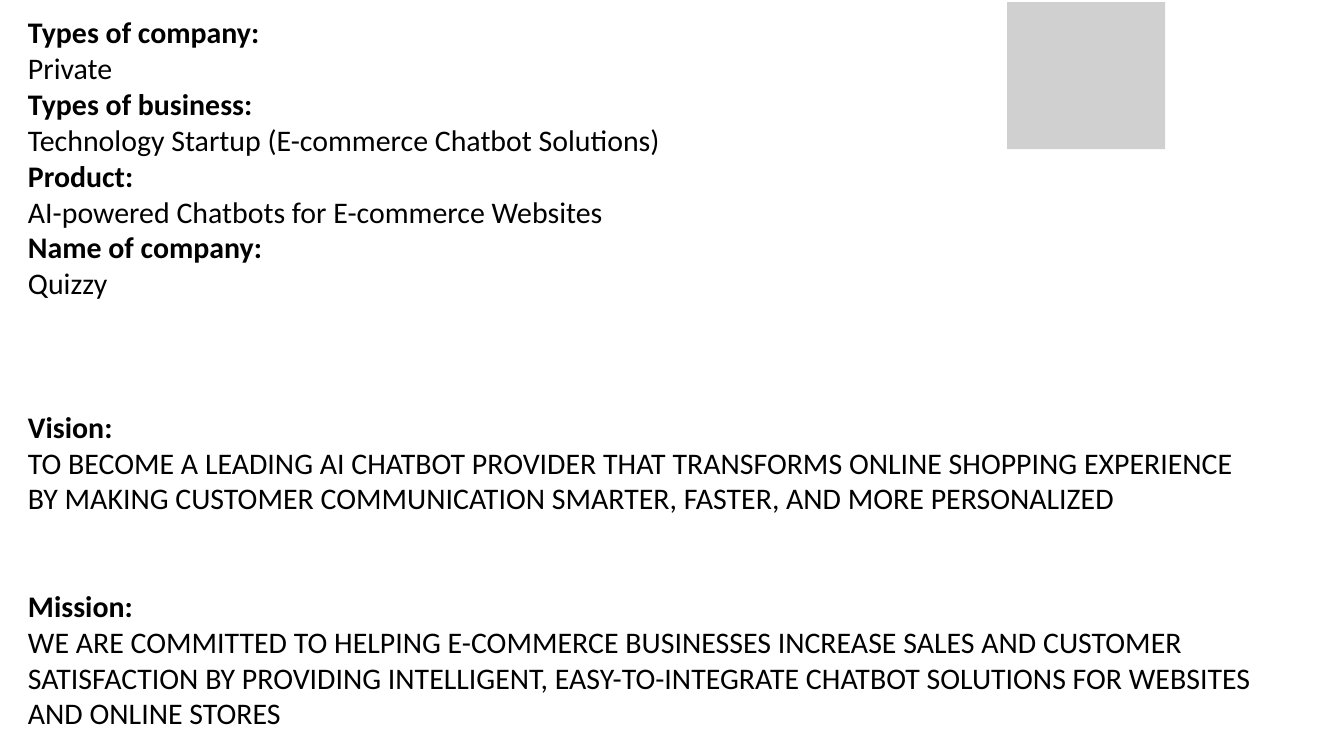
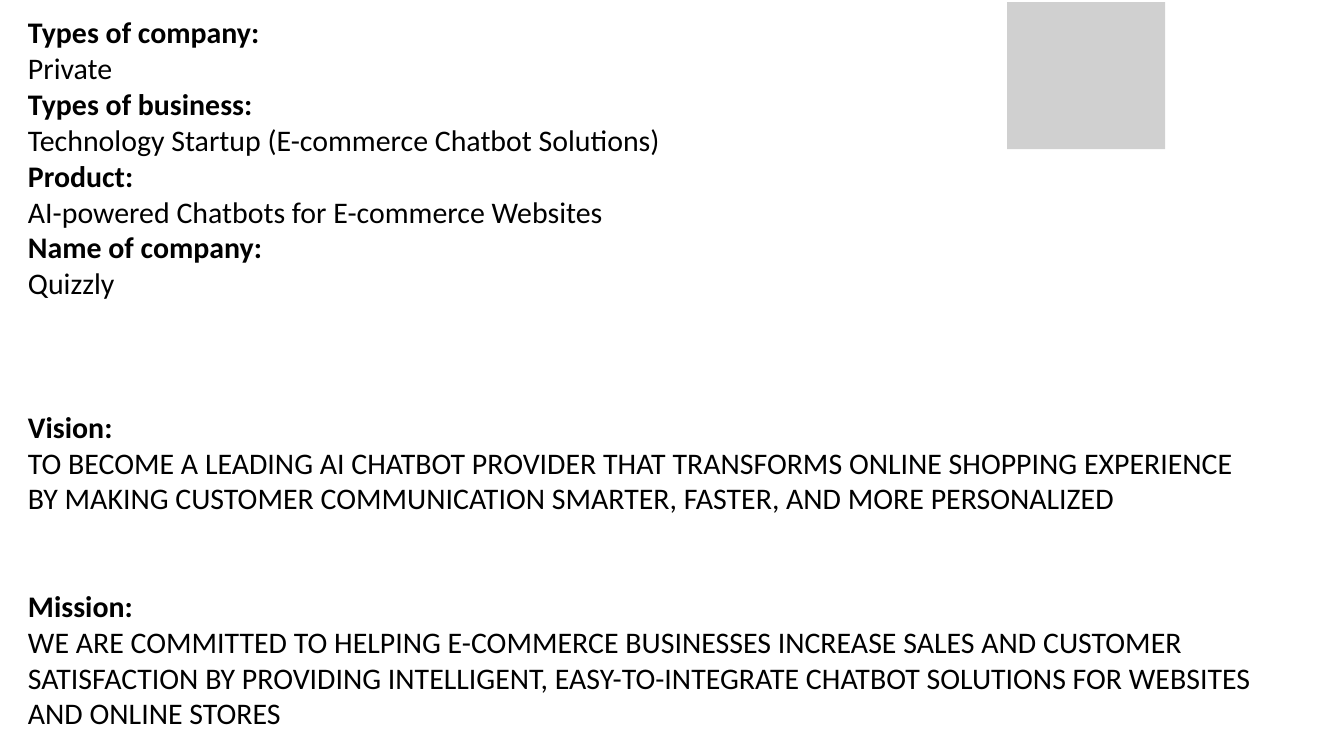
Before and after one commit to N1k0l0z/Transformer-BasedGPTModel, a slide deck: slide 2 of Business Plan.pptx. Drawn at 1344x756 pixels with LibreOffice and Linux fonts; fonts in the diff are those of the drawing; grey boxes stand for pictures. Boxes give left, top, right and bottom in pixels: in the first picture for what was removed or moved away, otherwise in the second. Text is boxed around its words. In the diff, an @@ line names an element or a change of style, - is before the commit and + after.

```diff
--- a/Business Plan.pptx
+++ b/Business Plan.pptx
@@ text at (28,237,262,299): text changed @@
-Name of company:
-Quizzy
+Name of company:
+Quizzly
```
Also in this commit, not shown: 1 other slide changed, 1 other file.
